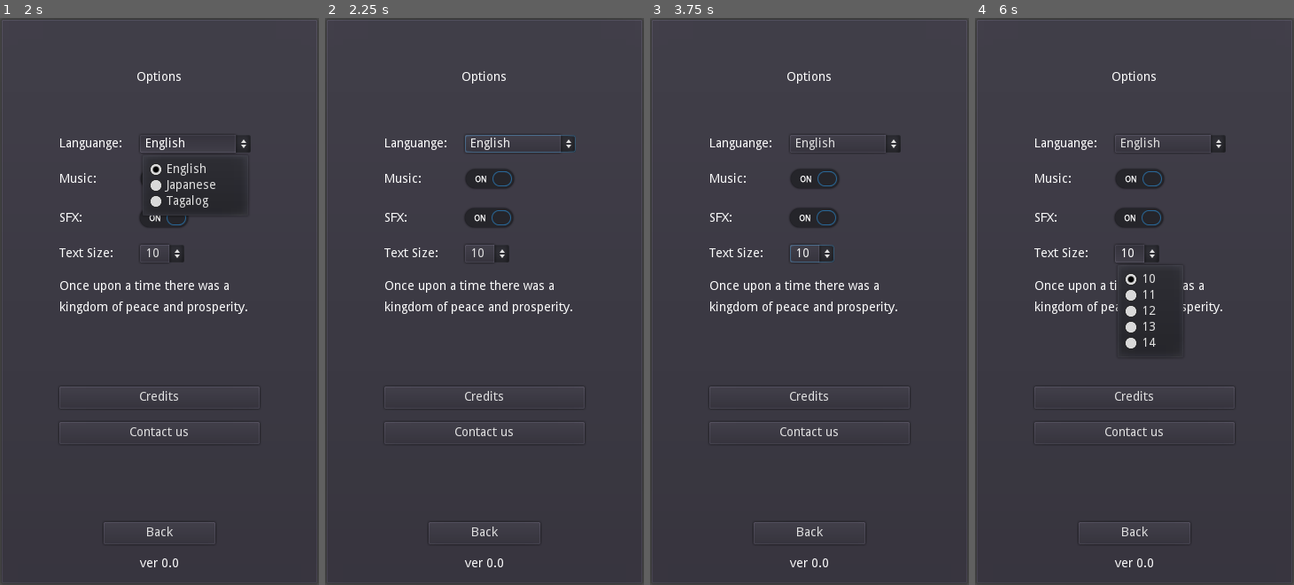
Above: before the commit, frames 1-4 (left to right).
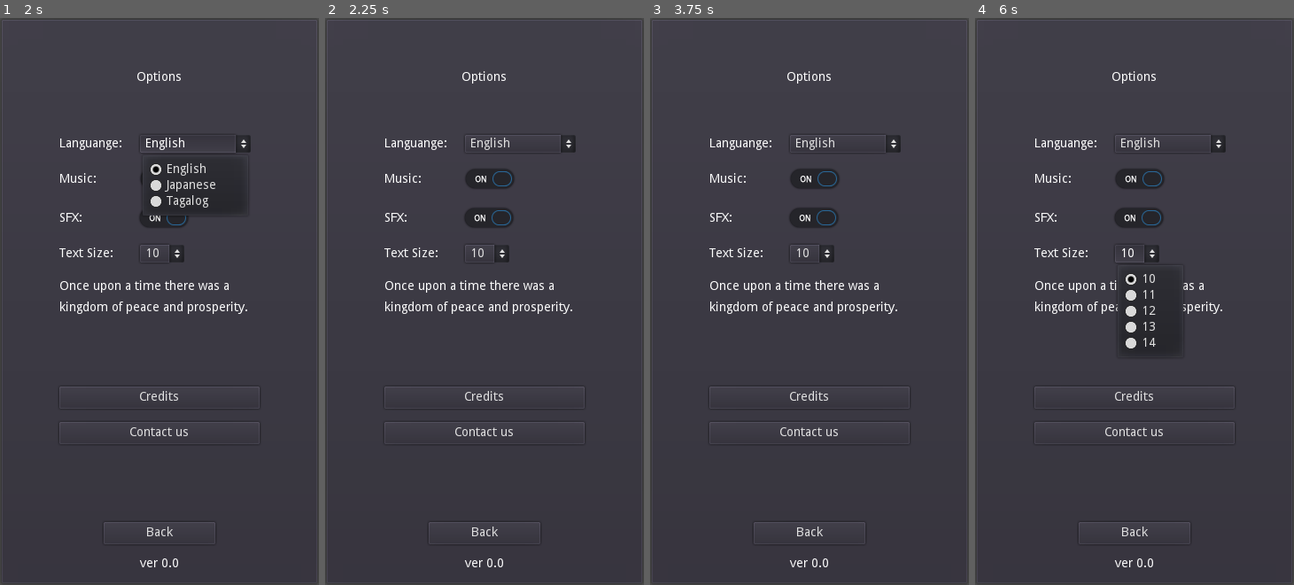
Above: after the commit, the same moments.

Repository: philipuriarte/A-Churchyard-of-Orphans
Game: Godot game, scene res://scenes/main.tscn
The game is run twice, just before and just after one commit, with the same random seed, the same clock (stepped at 60 frames per second) and the same inputs.
Inputs (mouse positions are in pixels of both pictures, inside the frame that each line leads up to):
- Up to frame 1 (2 s): click "Options" at 0.5 s; click "English" at 1.25 s
- Up to frame 2 (2.25 s): click (490, 216) at 2 s
- Up to frame 3 (3.75 s): click "10" at 2.75 s; click "Contact us" at 3.5 s
- Up to frame 4 (6 s): click "English" at 4.25 s; click (1140, 216) at 5 s; click "10" at 5.75 s

Frame 1 is identical in both runs. In frame 2, 0.1% of the frame differs, in the area x 43-79%, y 20-24%; in frame 3, less than 0.1%; in frame 4, nothing differs.

Commit message:
Update all button focus in options_screen

Diff:
--- a/scenes/options_screen.tscn
+++ b/scenes/options_screen.tscn
@@ -64,6 +64,8 @@
 margin_right = 216.0
 margin_bottom = 20.0
 rect_min_size = Vector2( 125, 0 )
+focus_mode = 0
+enabled_focus_mode = 0
 text = "English"
 items = [ "English", null, false, 0, null, "Japanese", null, false, 1, null, "Tagalog", null, false, 2, null ]
 selected = 0
@@ -88,7 +90,9 @@
 margin_left = 82.0
 margin_right = 158.0
 margin_bottom = 40.0
+focus_mode = 0
 pressed = true
+enabled_focus_mode = 0
 
 [node name="SFX" type="HBoxContainer" parent="MarginContainer/MainCointainer/OptionsMargin/OptionsContainer/MusicContainer"]
 margin_top = 44.0
@@ -106,7 +110,9 @@
 margin_left = 81.0
 margin_right = 157.0
 margin_bottom = 40.0
+focus_mode = 0
 pressed = true
+enabled_focus_mode = 0
 
 [node name="TextContainer" type="VBoxContainer" parent="MarginContainer/MainCointainer/OptionsMargin/OptionsContainer"]
 margin_top = 124.0
@@ -130,6 +136,8 @@
 margin_right = 141.0
 margin_bottom = 20.0
 rect_min_size = Vector2( 50, 0 )
+focus_mode = 0
+enabled_focus_mode = 0
 text = "10"
 items = [ "10", null, false, 0, null, "11", null, false, 1, null, "12", null, false, 2, null, "13", null, false, 3, null, "14", null, false, 4, null ]
 selected = 0
@@ -155,6 +163,8 @@
 margin_right = 226.0
 margin_bottom = 97.0
 rect_min_size = Vector2( 0, 25 )
+focus_mode = 0
+enabled_focus_mode = 0
 text = "Credits"
 
 [node name="ContactButton" type="Button" parent="MarginContainer/MainCointainer/OptionsMargin/OptionsContainer/ExtrasContainer"]
@@ -162,6 +172,8 @@
 margin_right = 226.0
 margin_bottom = 137.0
 rect_min_size = Vector2( 0, 25 )
+focus_mode = 0
+enabled_focus_mode = 0
 text = "Contact us"
 
 [node name="ButtonMargin" type="MarginContainer" parent="MarginContainer/MainCointainer"]
@@ -176,6 +188,8 @@
 margin_right = 226.0
 margin_bottom = 25.0
 rect_min_size = Vector2( 0, 25 )
+focus_mode = 0
+enabled_focus_mode = 0
 text = "Back"
 
 [node name="BottomText" type="Label" parent="MarginContainer/MainCointainer"]
